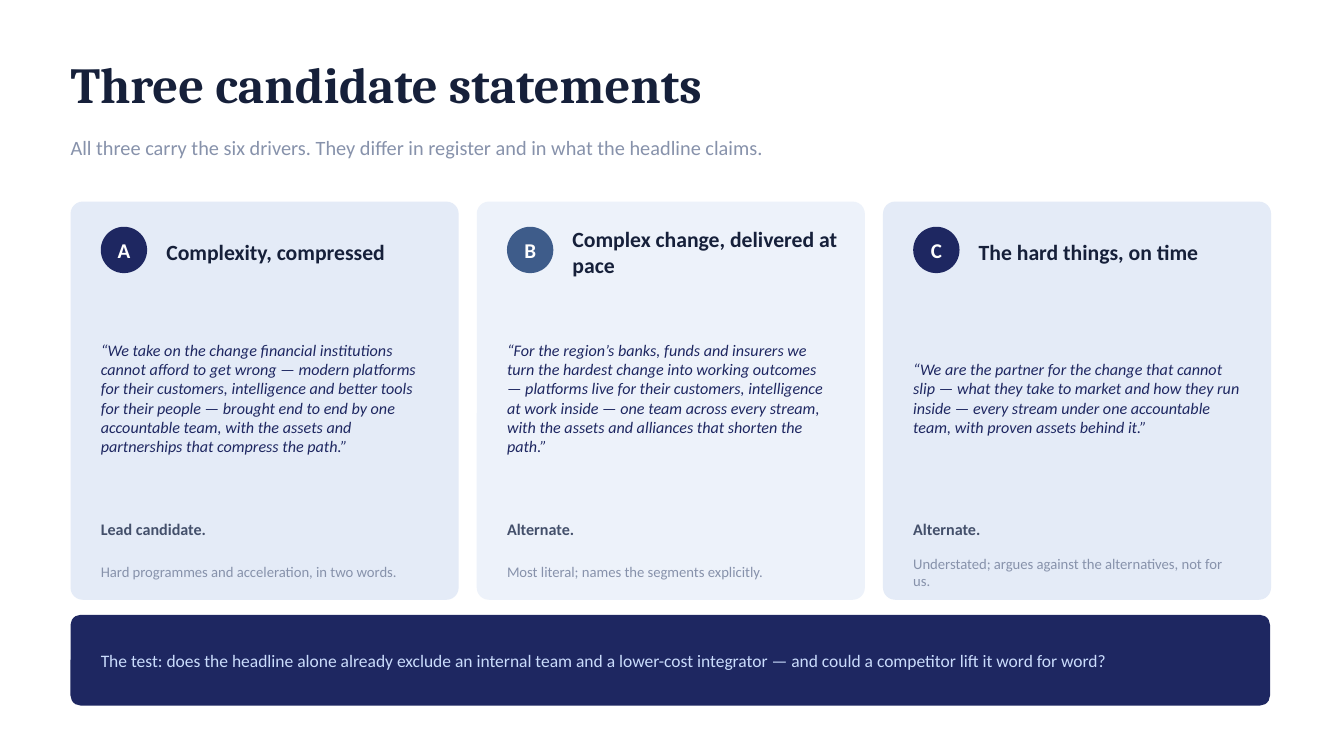
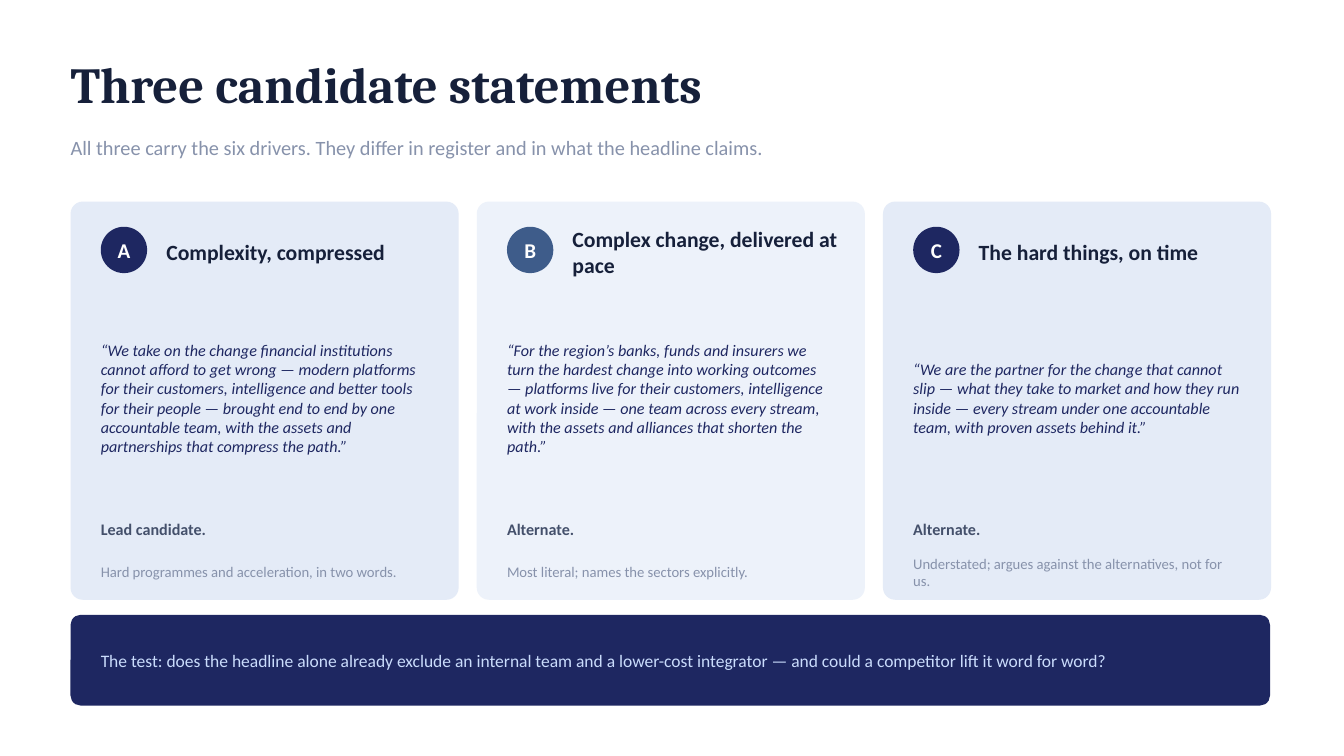
Before and after one commit to dhajjar-cyber/bae, a slide deck: slide 10 of FSI strategy/EAI&D-FSI-Strategy-Development-Plan.pptx. Drawn at 1344x756 pixels with LibreOffice and Linux fonts; fonts in the diff are those of the drawing. Boxes give left, top, right and bottom in pixels: in the first picture for what was removed or moved away, otherwise in the second. Text is boxed around its words. In the diff, an @@ line names an element or a change of style, - is before the commit and + after.

```diff
--- a/FSI strategy/EAI&D-FSI-Strategy-Development-Plan.pptx
+++ b/FSI strategy/EAI&D-FSI-Strategy-Development-Plan.pptx
@@ text at (x1=507, y1=567, x2=748, y2=579): text changed @@
-Most literal; names the segments explicitly.
+Most literal; names the sectors explicitly.
```
Also in this commit, not shown: 18 other slides changed, 2 other files.
